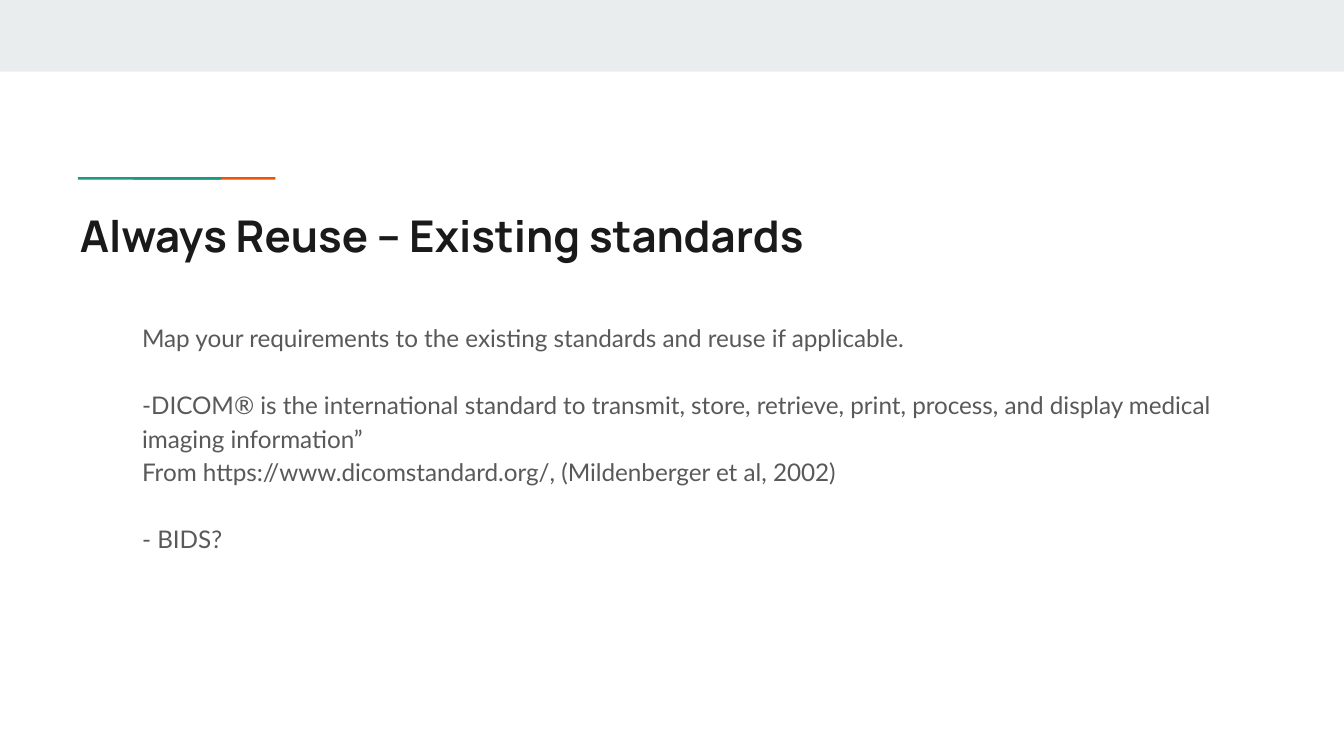
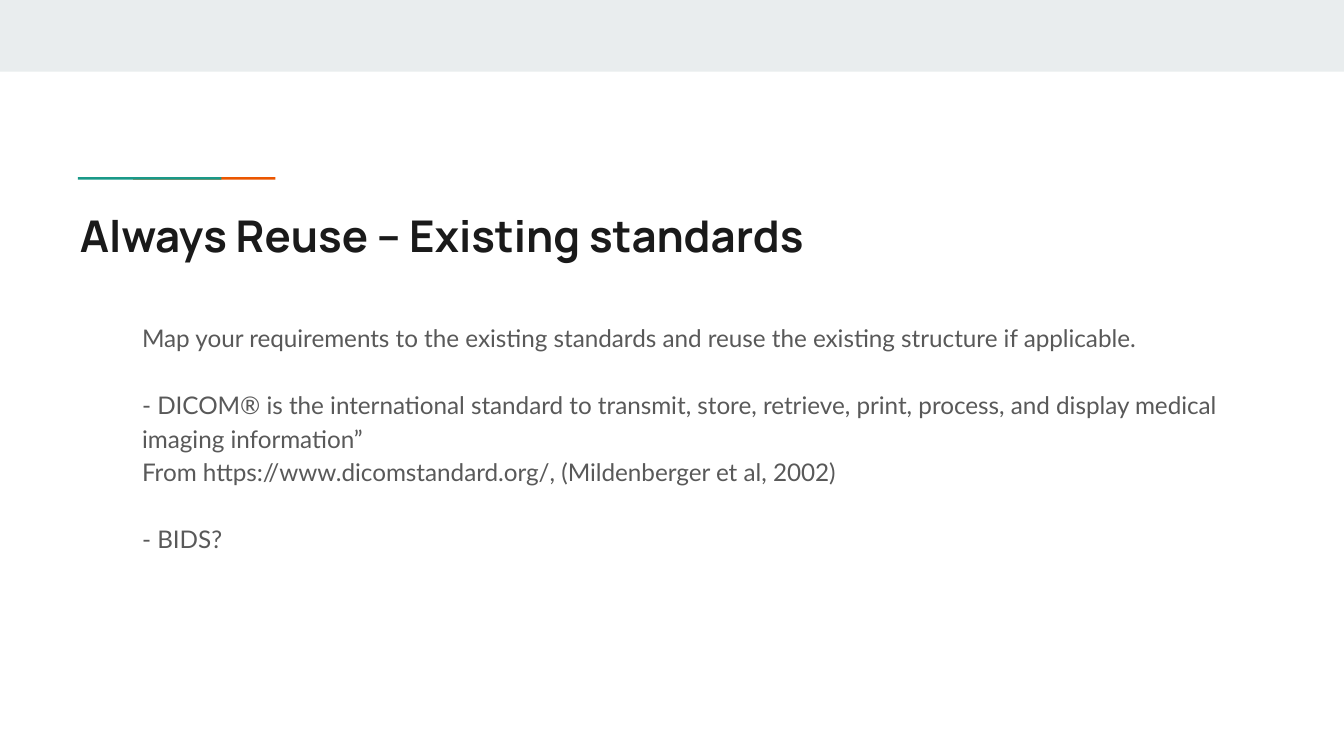
Before and after one commit to Health-RI/health-ri-metadata, a slide deck: slide 19 of Presentations/[DRAFT]HRI_Metadata_Schema_ImagingGroup_KickOff.pptx. Drawn at 1344x756 pixels with LibreOffice and Linux fonts; fonts in the diff are those of the drawing. Boxes give left, top, right and bottom in pixels: in the first picture for what was removed or moved away, otherwise in the second. Text is boxed around its words. In the diff, an @@ line names an element or a change of style, - is before the commit and + after.

```diff
--- a/Presentations/[DRAFT]HRI_Metadata_Schema_ImagingGroup_KickOff.pptx
+++ b/Presentations/[DRAFT]HRI_Metadata_Schema_ImagingGroup_KickOff.pptx
@@ text at [142,329,1216,453]: text changed @@
-Map your requirements to the existing standards and reuse if applicable.
--DICOM® is the international standard to transmit, store, retrieve, print, process, and display medical imaging information”
+Map your requirements to the existing standards and reuse the existing structure if applicable.
+- DICOM® is the international standard to transmit, store, retrieve, print, process, and display medical imaging information”
```
Also in this commit, not shown: 10 other slides changed.
